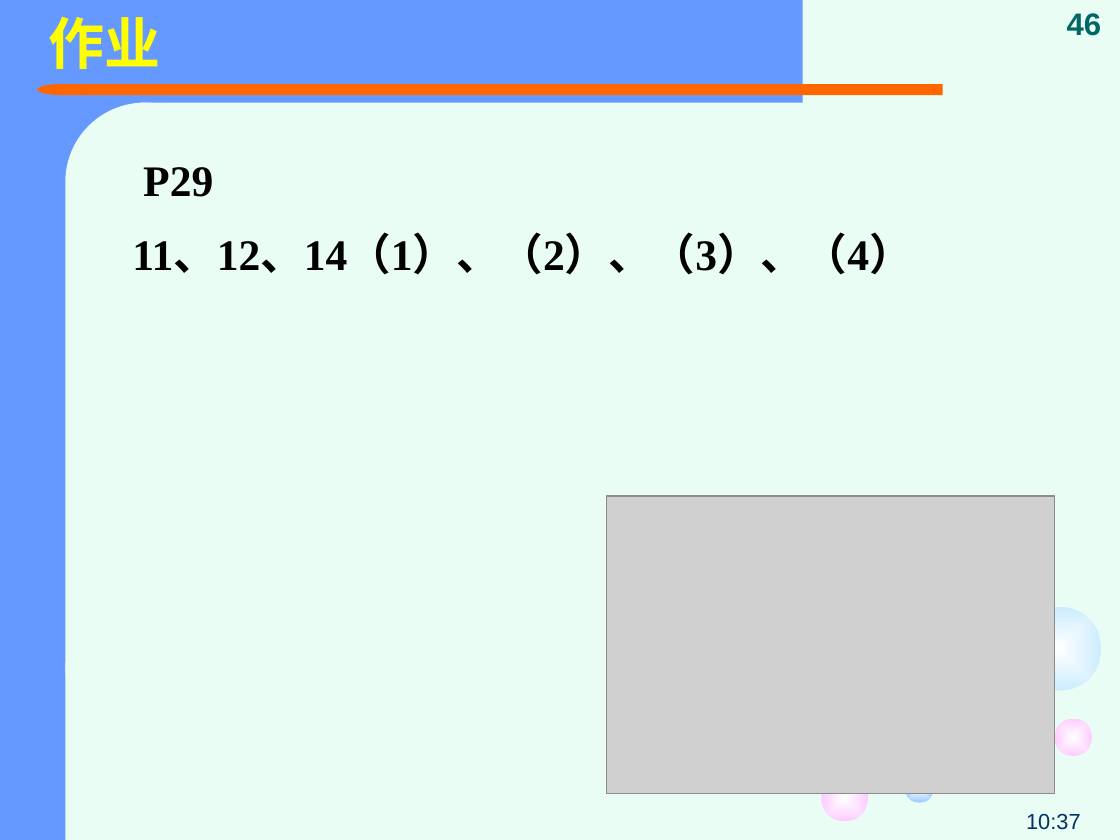
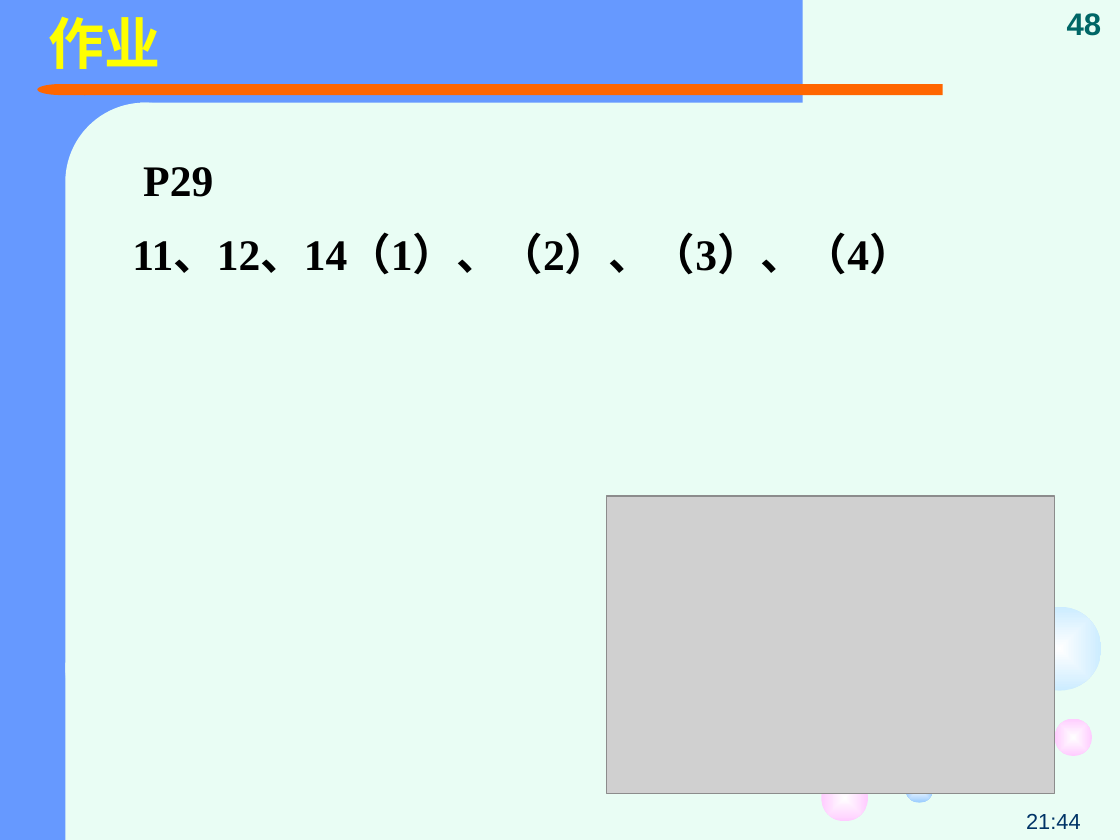
Before and after one commit to jtrfid/C-Repositories, a slide deck: slide 48 of 2016/C语言/课件/第1章 C语言基础.pptx (slide 46 before the commit). Drawn at 1120x840 pixels with LibreOffice and Linux fonts; fonts in the diff are those of the drawing; grey boxes stand for pictures. Boxes give left, top, right and bottom in pixels: in the first picture for what was removed or moved away, otherwise in the second. Text is boxed around its words. In the diff, an @@ line names an element or a change of style, - is before the commit and + after.

```diff
--- a/2016/C语言/课件/第1章 C语言基础.pptx
+++ b/2016/C语言/课件/第1章 C语言基础.pptx
@@ page number at (x1=1067, y1=13, x2=1102, y2=36): text changed @@
-46
+48
@@ text at (x1=1026, y1=813, x2=1080, y2=829): text changed @@
-10:37
+21:44
```
Also in this commit, not shown: 42 other slides changed, 4 slides added, 2 slides removed.
